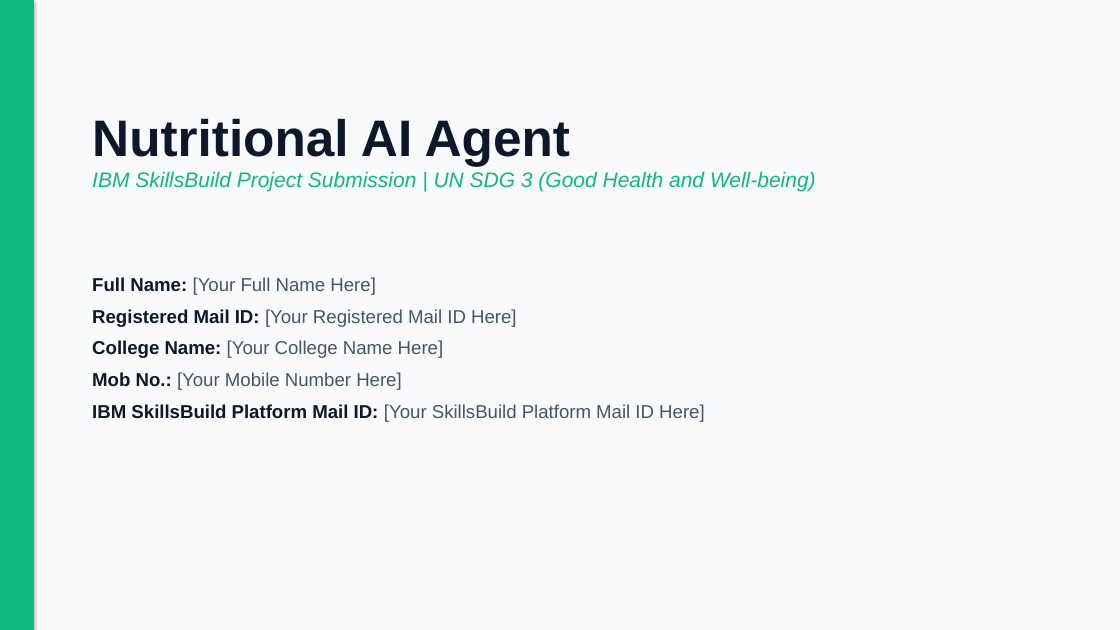
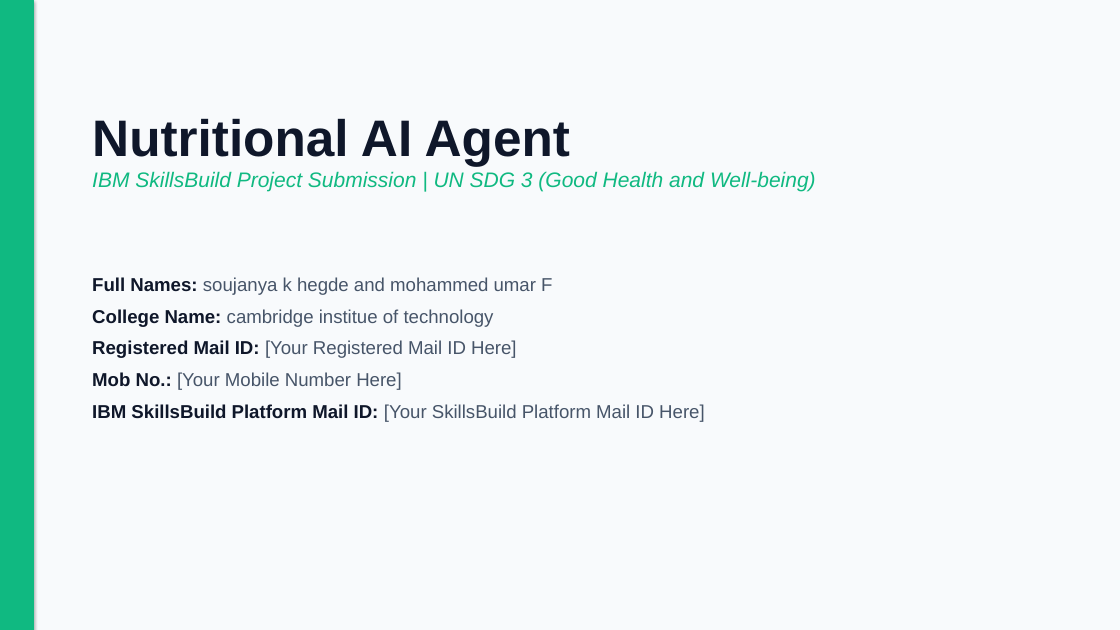
Before and after one commit to shegde092/nutritional-ai-agent, a slide deck: slide 1 of Pitch_Deck.pptx. Drawn at 1120x630 pixels with LibreOffice and Linux fonts; fonts in the diff are those of the drawing. Boxes give left, top, right and bottom in pixels: in the first picture for what was removed or moved away, otherwise in the second. Text is boxed around its words. In the diff, an @@ line names an element or a change of style, - is before the commit and + after.

Commit message:
Update project metadata with authors and college name

```diff
--- a/Pitch_Deck.pptx
+++ b/Pitch_Deck.pptx
@@ text at <box>92,277,552,327</box>: text changed @@
-Full Name: [Your Full Name Here]
+Full Names: soujanya k hegde and mohammed umar F
+College Name: cambridge institue of technology
@@ text at <box>92,340,443,358</box>: paragraph removed @@
-College Name: [Your College Name Here]
```
Also in this commit, not shown: 3 other files.
